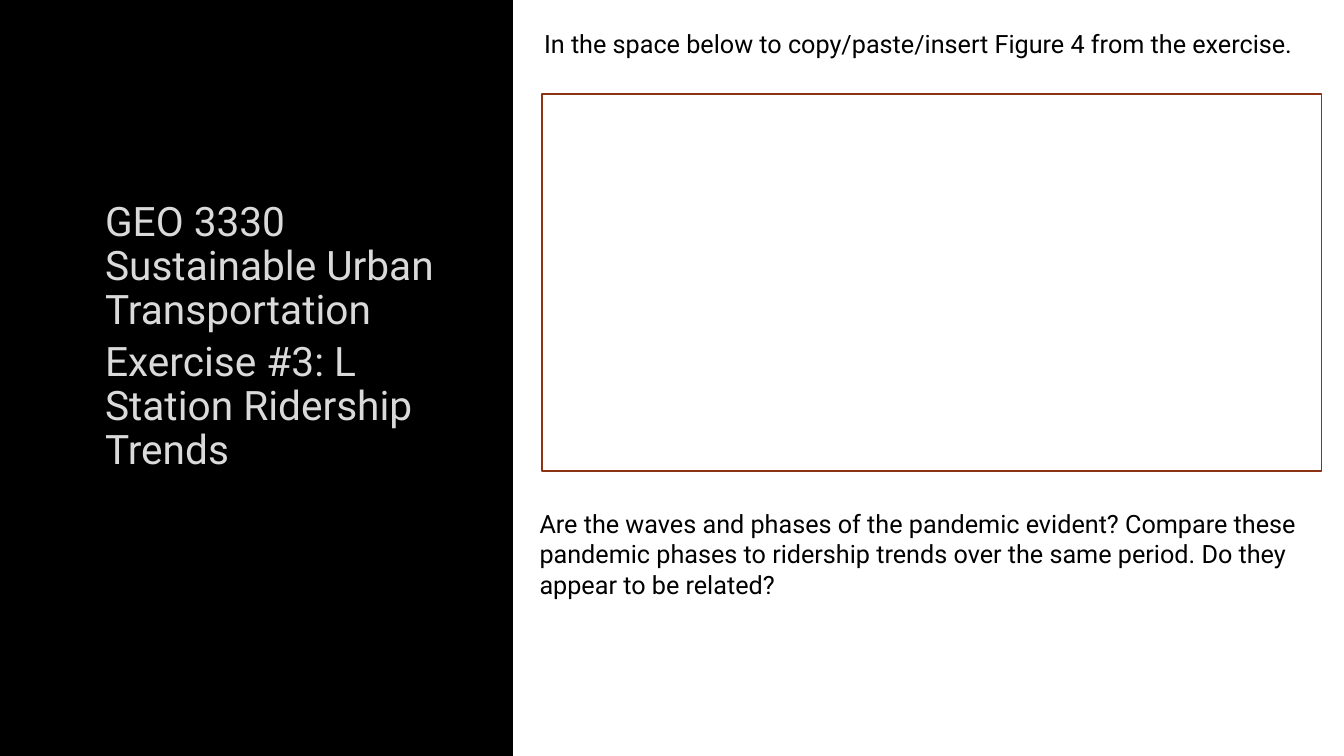
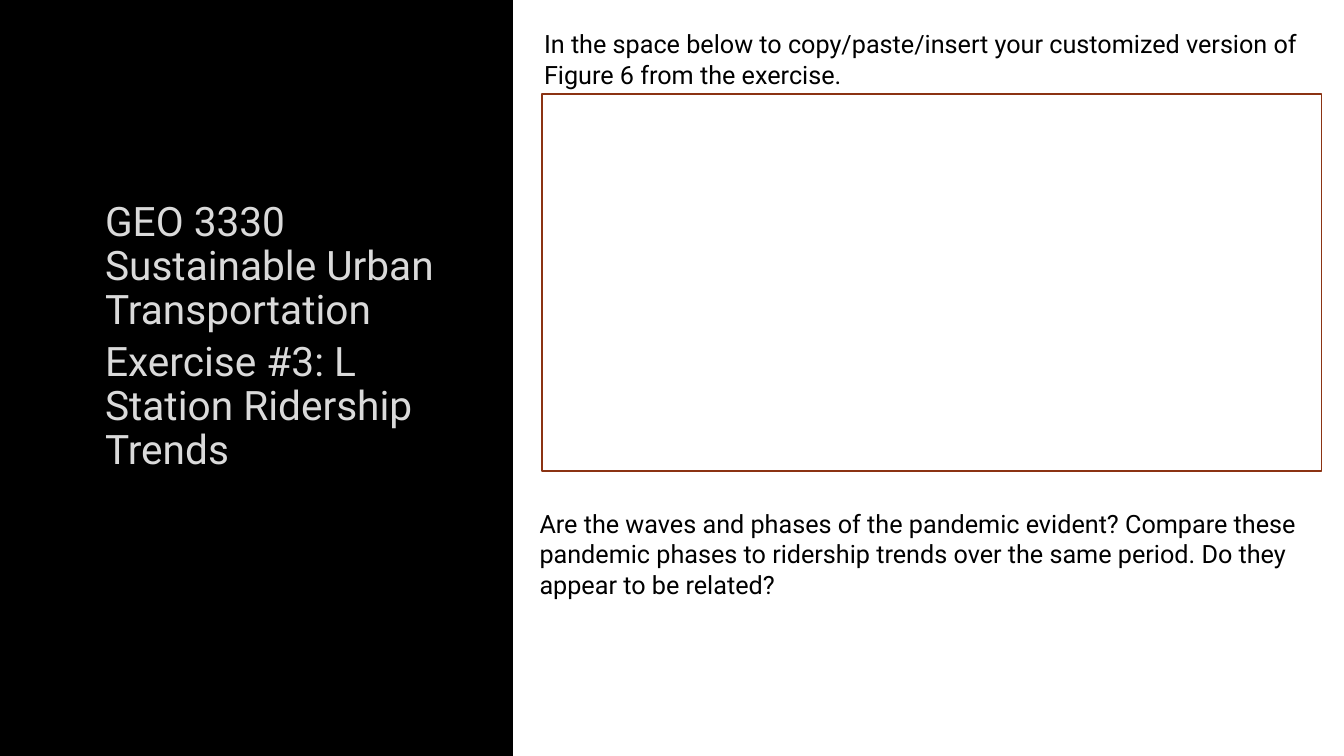
Before and after one commit to justenvirons/pedagogy, a slide deck: slide 3 of docs/exercises_transportation/slides/Exercise03_Template.pptx. Drawn at 1344x756 pixels with LibreOffice and Linux fonts; fonts in the diff are those of the drawing; background and template pictures are left out. Boxes give left, top, right and bottom in pixels: in the first picture for what was removed or moved away, otherwise in the second. Text is boxed around its words. In the diff, an @@ line names an element or a change of style, - is before the commit and + after.

Commit message:
exercise #3 updates

```diff
--- a/docs/exercises_transportation/slides/Exercise03_Template.pptx
+++ b/docs/exercises_transportation/slides/Exercise03_Template.pptx
@@ text at bbox=[544, 34, 1297, 90]: text changed @@
-In the space below to copy/paste/insert Figure 4 from the exercise.
+In the space below to copy/paste/insert your customized version of Figure 6 from the exercise.
```
Also in this commit, not shown: 4 other slides changed, 1 slide added, 1 other file.
